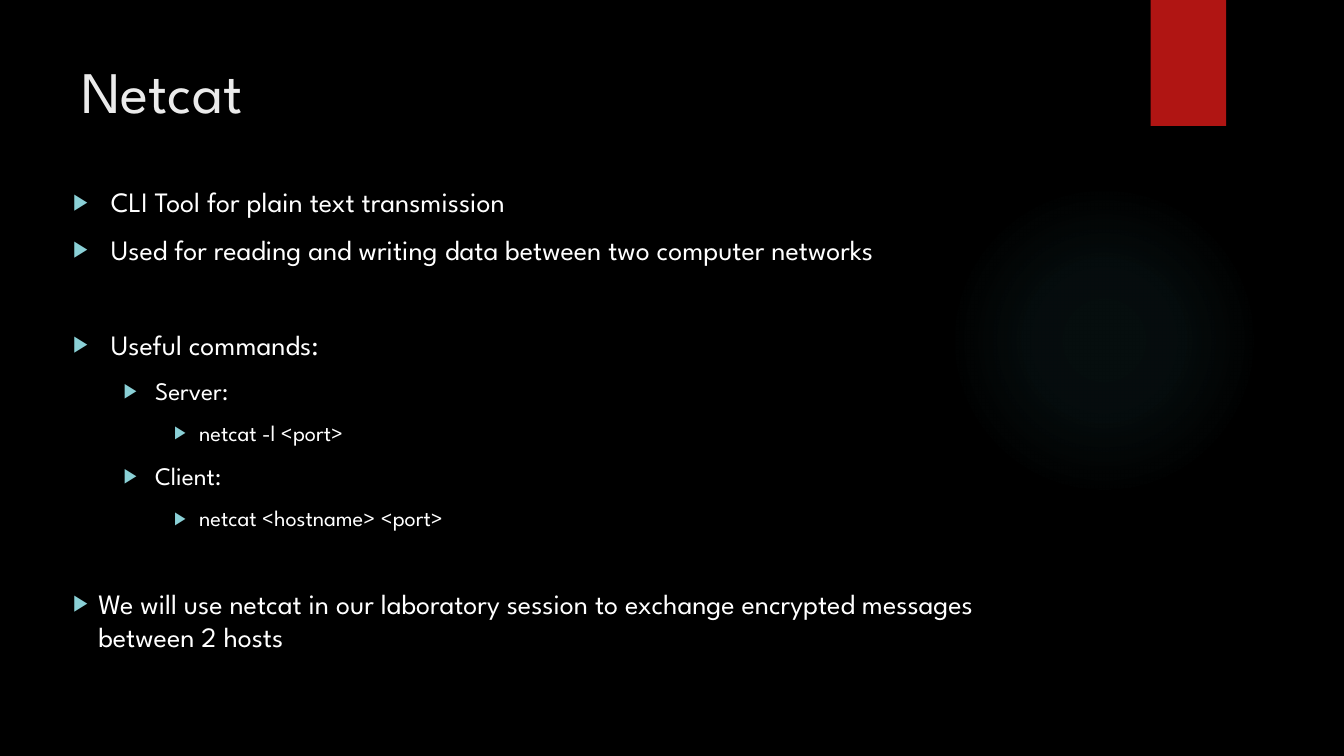
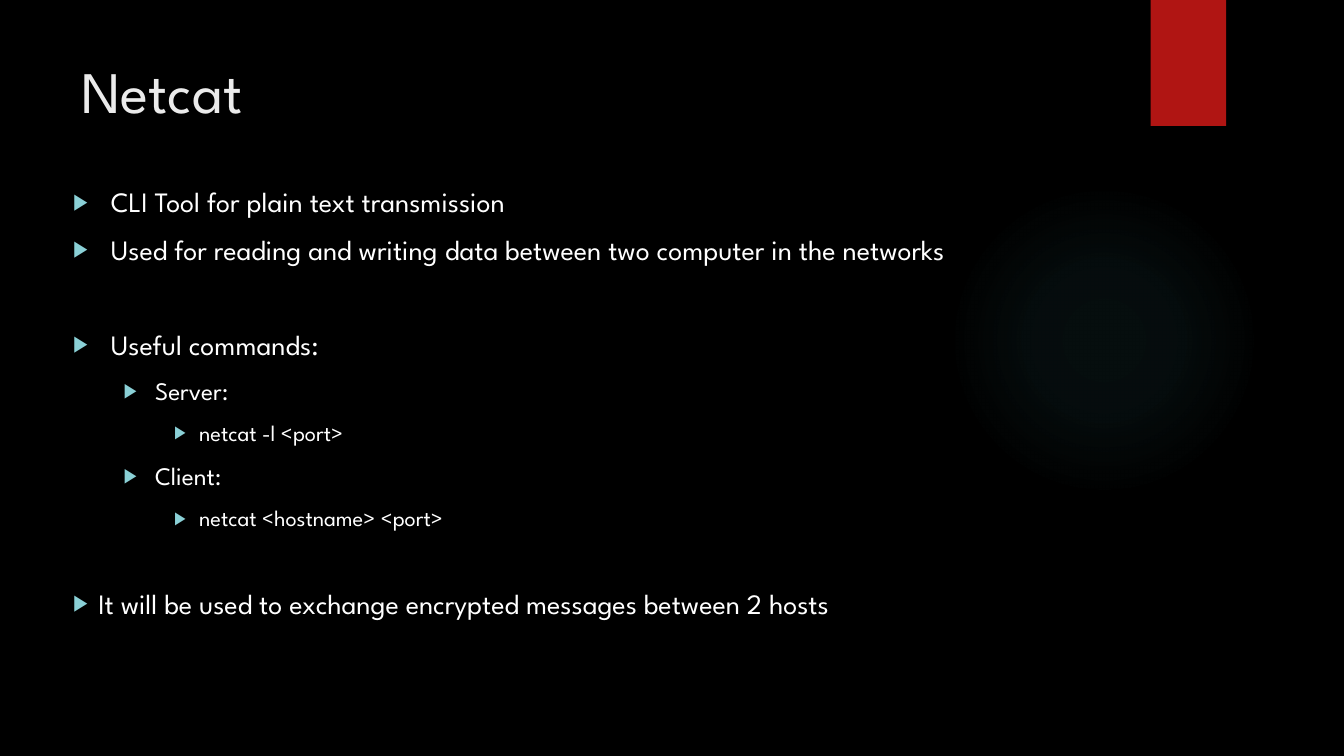
Before and after one commit to DeMaCS-UNICAL/NetworkSecurity, a slide deck: slide 3 of esercitazioni/Laboratory_22-23/Session_2/Lab_02_Slides.pptx. Drawn at 1344x756 pixels with LibreOffice and Linux fonts; fonts in the diff are those of the drawing; background and template pictures are left out. Boxes give left, top, right and bottom in pixels: in the first picture for what was removed or moved away, otherwise in the second. Text is boxed around its words. In the diff, an @@ line names an element or a change of style, - is before the commit and + after.

```diff
--- a/esercitazioni/Laboratory_22-23/Session_2/Lab_02_Slides.pptx
+++ b/esercitazioni/Laboratory_22-23/Session_2/Lab_02_Slides.pptx
@@ text at (111,240,945,266): text changed @@
-▶ Used for reading and writing data between two computer networks
+▶ Used for reading and writing data between two computer in the networks
@@ text at (98,594,829,620): text changed @@
-▶ We will use netcat in our laboratory session to exchange encrypted messages between 2 hosts
+▶ It will be used to exchange encrypted messages between 2 hosts
```
Also in this commit, not shown: 7 other slides changed, 2 slides removed, 1 other file.
